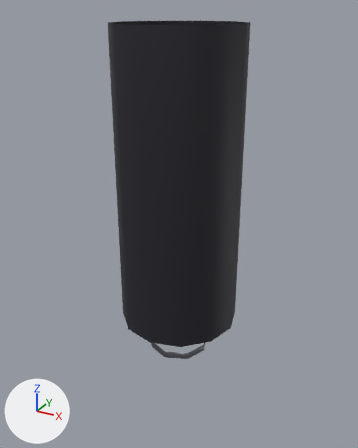
The glTF model assets/rockets/electrino/upper.lo.glb as it was, and as the next commit left it.
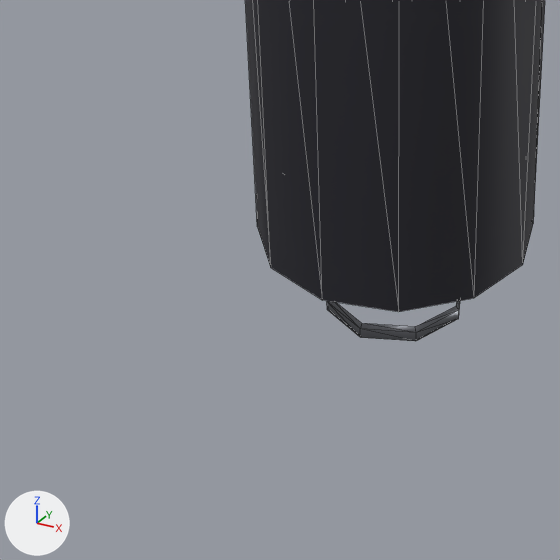
Each version is shown whole from a 50 mm camera at (2.17, -3.95, 3.49) aimed at (-0.05, 0.08, 1.47), then close up on the part from 5% to 69% of the width and 49% to 100% of the height. Lighting does not change. The marker at lower left points along +X, +Y and +Z. The first two pictures are the older version. The close-ups show mesh edges as thin lines. Where no turn or scale is listed for an object, it has been applied to the vertices.

The older version as bpy lines, for what is in view:
```python
me_upper_bell = bpy.data.meshes.new('upper.bell')
me_upper_bell.from_pydata(...)  # 24 vertices, 32 faces; spans x -0.26..0.26, y -0.26..0.26, z -0.283..0.283
me_upper_bell.materials.append(mat_or_bell)
me_upper_dark = bpy.data.meshes.new('upper.dark')
me_upper_dark.from_pydata(...)  # 74 vertices, 120 faces; spans x -0.6..0.6, y -0.6..0.6, z -1.44..1.44
me_upper_dark.materials.append(mat_or_dark)
me_upper_metal = bpy.data.meshes.new('upper.metal')
me_upper_metal.from_pydata(...)  # 32 vertices, 48 faces; spans x -0.313..0.313, y -0.313..0.313, z -0.036..0.036
me_upper_metal.materials.append(mat_or_metal)
ob_upper_bell = bpy.data.objects.new('upper.bell', me_upper_bell)
ob_upper_bell.location = (0.0, 0.0, 0.667)
ob_upper_dark = bpy.data.objects.new('upper.dark', me_upper_dark)
ob_upper_dark.location = (0.0, 0.0, 1.921)
ob_upper_metal = bpy.data.objects.new('upper.metal', me_upper_metal)
ob_upper_metal.location = (0.0, 0.0, 0.128)
```
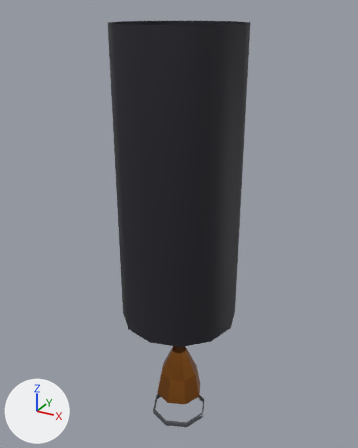
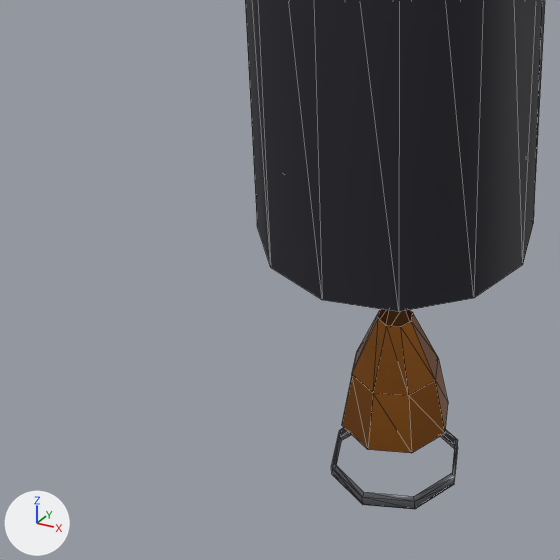
What the commit changed:
Object 'upper.bell' (ob_upper_bell) moves from (0.0, 0.0, 0.667) to (0.0, 0.0, -0.283).
Object 'upper.metal' (ob_upper_metal) moves from (0.0, 0.0, 0.128) to (0.0, 0.0, -0.822).

What differs and where, as boxes [x1, y1, x2, y2] in the close-ups (560 x 560 px):
'upper.bell', moved (not visible before): after [342, 309, 448, 453]
'upper.metal', moved: before [327, 301, 460, 341]; after [332, 427, 458, 509]
